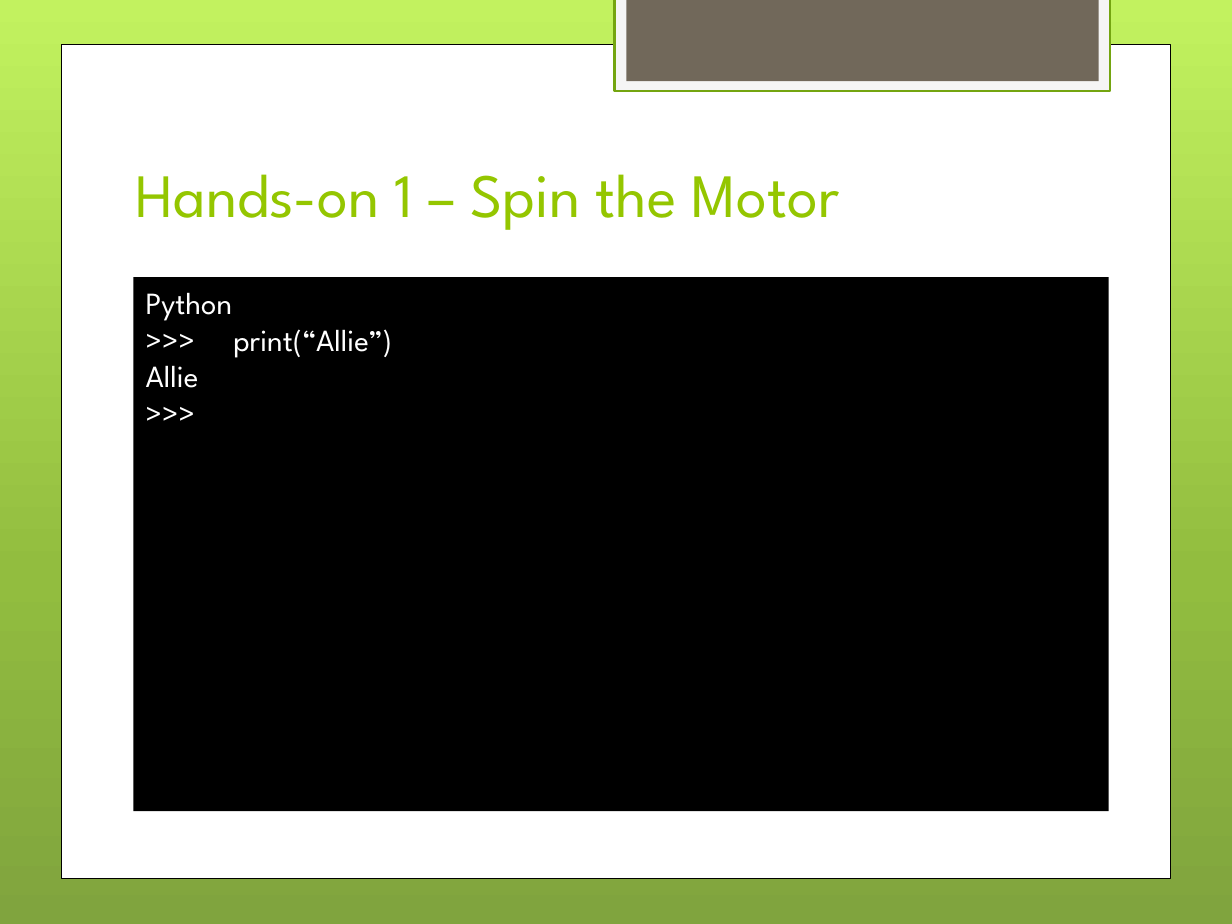
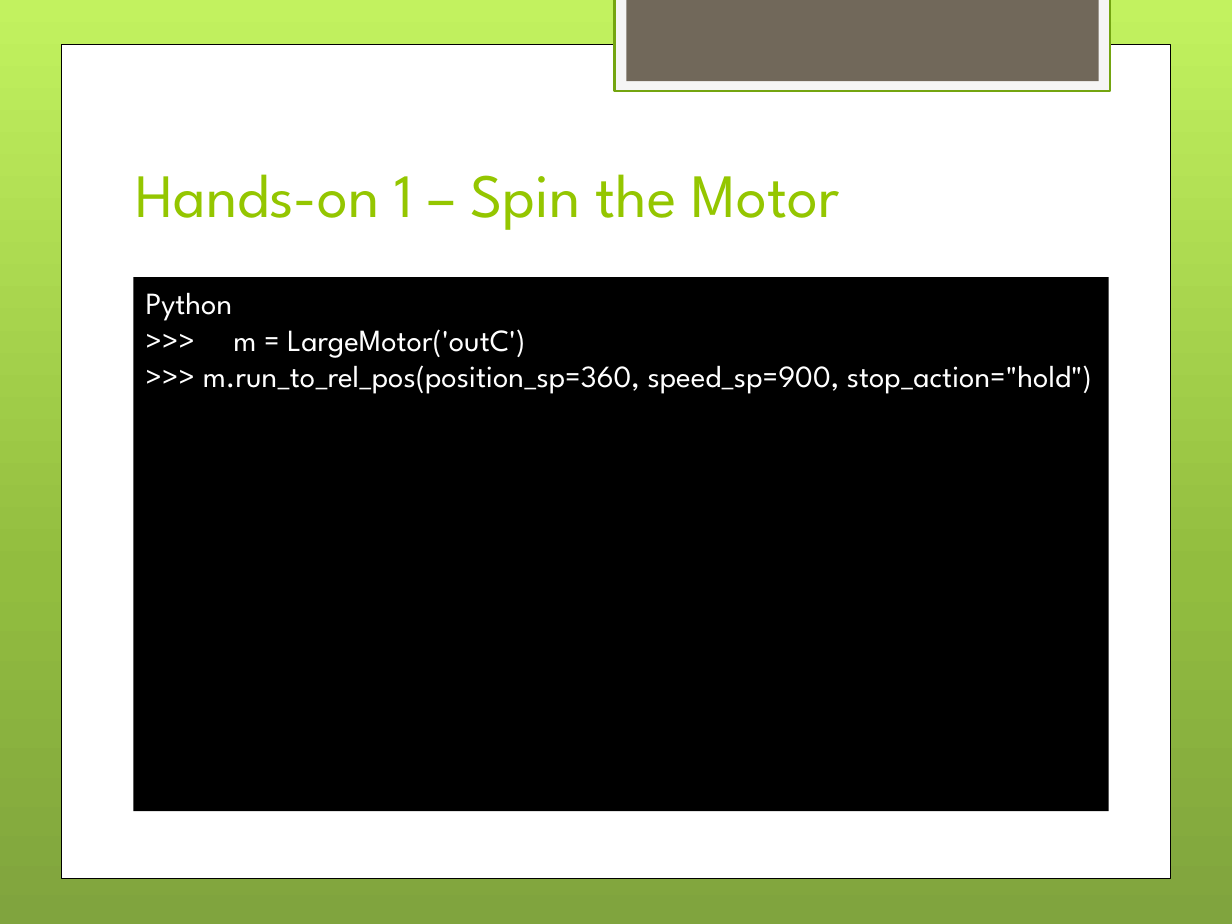
Before and after one commit to drahmel/el-segundo-girl-scouts-robotics-2017, a slide deck: slide 4 of meeting-3-conditionals-motor/Girl Scouts LEGO Robotics - Meeting 3 - Conditionals.pptx. Drawn at 1232x924 pixels with LibreOffice and Linux fonts; fonts in the diff are those of the drawing; background and template pictures are left out. Boxes give left, top, right and bottom in pixels: in the first picture for what was removed or moved away, otherwise in the second. Text is boxed around its words. In the diff, an @@ line names an element or a change of style, - is before the commit and + after.

Commit message:
DJR:Added motor basic code

```diff
--- a/meeting-3-conditionals-motor/Girl Scouts LEGO Robotics - Meeting 3 - Conditionals.pptx
+++ b/meeting-3-conditionals-motor/Girl Scouts LEGO Robotics - Meeting 3 - Conditionals.pptx
@@ text in rectangle at bbox=[203, 329, 1092, 394]: text changed @@
->>> print(“Allie”)
-Allie
->>>
+>>> m = LargeMotor('outC')
+>>> m.run_to_rel_pos(position_sp=360, speed_sp=900, stop_action="hold")
```
Also in this commit, not shown: 3 other slides changed, 3 other files.
